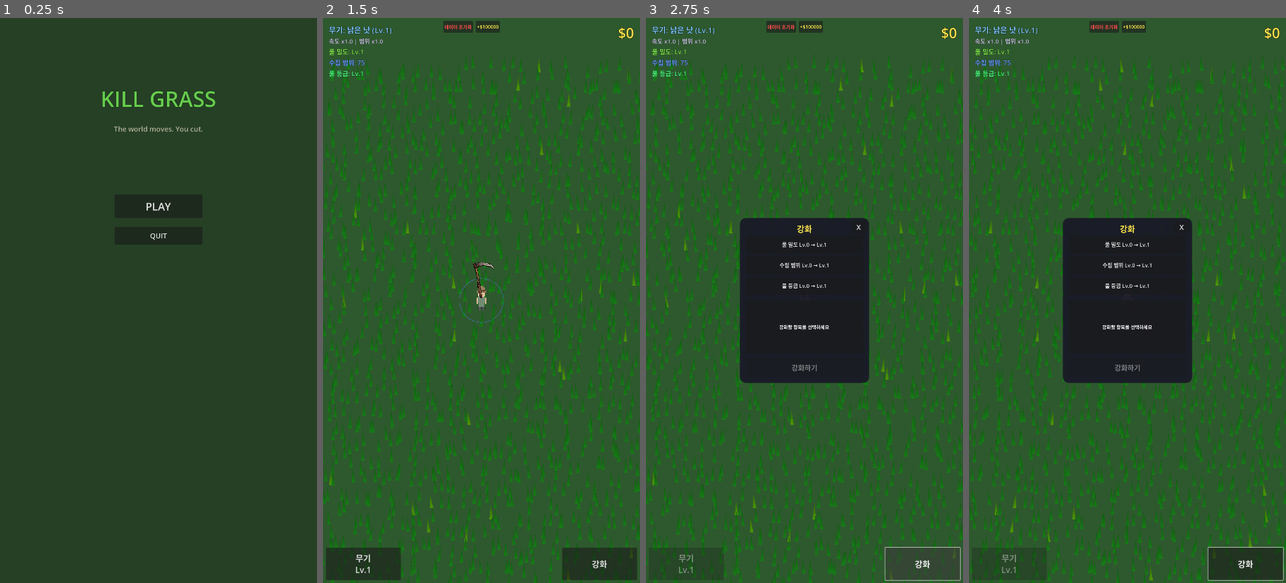
Above: before the commit, frames 1-4 (left to right).
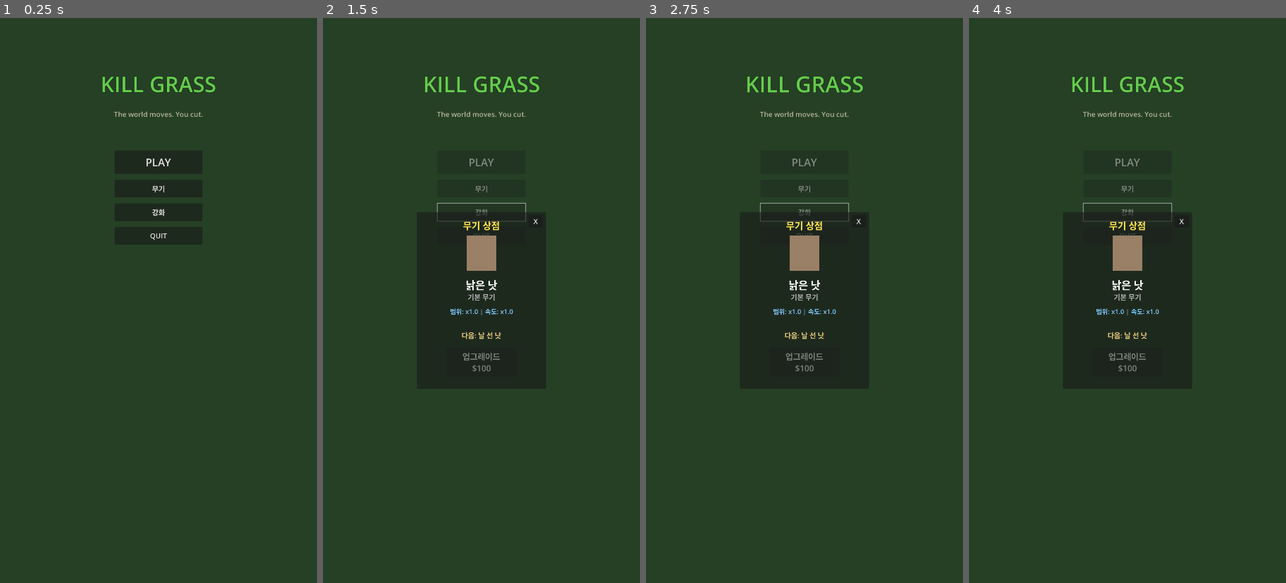
Above: after the commit, the same moments.

Repository: yellyB/game-kill_grass
Game: Godot game, scene res://scenes/ui/main_menu.tscn
Two runs of this game, one before a commit and one after it. Both use one fixed random seed, a clock stepped at 60 frames per second and the inputs below.
Inputs (mouse positions are in pixels of both pictures, inside the frame that each line leads up to):
- Up to frame 1 (0.25 s): no input
- Up to frame 2 (1.5 s): click (481, 187) at 0.5 s, where only the run after the commit has a clickable "무기"; click (481, 204) at 1.25 s, where only the run before the commit has a clickable "PLAY"
- Up to frame 3 (2.75 s): click (921, 566) at 2 s, where only the run before the commit has a clickable "강화"
- Up to frame 4 (4 s): move the mouse to (1197, 272) at 2.77 s; hold D (move_right) 2.78-3.5 s; click (1197, 272) at 2.92 s; drag from (1064, 328) to (1127, 300) at 3.52 s

The runs differ from the first frame. In frame 1, 1.1% of the frame differs, in the area x 32-68%, y 10-36%; in frame 2, 97%, in the area x 0-100%, y 0-100%; in frame 3, 86%; in frame 4, 86%.

Commit message:
Move weapon/upgrade buttons to main menu, add back-to-menu button
- Move [무기] and [강화] buttons from game screen to main menu
- Add [처음으로] button at bottom center of game screen
- Add confirmation dialog: "첫 화면으로 돌아갈까요?"
- [처음으로] returns to main menu, [게임 계속하기] continues game
- Game pauses while dialog is open (dialog stays responsive)
- Panels can now be opened externally via open_panel() method

Co-Authored-By: Claude Opus 4.5 <noreply@anthropic.com>

Diff:
--- a/scenes/core/main.tscn
+++ b/scenes/core/main.tscn
@@ -23,6 +23,13 @@
 corner_radius_bottom_right = 20
 corner_radius_bottom_left = 20
 
+[sub_resource type="StyleBoxFlat" id="StyleBoxFlat_dialog"]
+bg_color = Color(0.15, 0.15, 0.2, 0.98)
+corner_radius_top_left = 15
+corner_radius_top_right = 15
+corner_radius_bottom_right = 15
+corner_radius_bottom_left = 15
+
 [node name="Main" type="Node2D"]
 script = ExtResource("1_main")
 
@@ -125,3 +132,83 @@
 [node name="WeaponShop" parent="." instance=ExtResource("11_weaponshop")]
 
 [node name="VirtualJoystick" parent="." instance=ExtResource("10_joystick")]
+
+[node name="BackToMenuUI" type="CanvasLayer" parent="."]
+
+[node name="BackToMenuBtn" type="Button" parent="BackToMenuUI"]
+anchors_preset = 7
+anchor_left = 0.5
+anchor_top = 1.0
+anchor_right = 0.5
+anchor_bottom = 1.0
+offset_left = -125.0
+offset_top = -120.0
+offset_right = 125.0
+offset_bottom = -10.0
+grow_horizontal = 2
+grow_vertical = 0
+theme_override_font_sizes/font_size = 28
+text = "처음으로"
+
+[node name="ConfirmDialog" type="Control" parent="BackToMenuUI"]
+visible = false
+process_mode = 3
+layout_mode = 3
+anchors_preset = 15
+anchor_right = 1.0
+anchor_bottom = 1.0
+grow_horizontal = 2
+grow_vertical = 2
+
+[node name="Overlay" type="ColorRect" parent="BackToMenuUI/ConfirmDialog"]
+layout_mode = 1
+anchors_preset = 15
+anchor_right = 1.0
+anchor_bottom = 1.0
+grow_horizontal = 2
+grow_vertical = 2
+color = Color(0, 0, 0, 0.6)
+
+[node name="DialogPanel" type="Panel" parent="BackToMenuUI/ConfirmDialog"]
+layout_mode = 1
+anchors_preset = 8
+anchor_left = 0.5
+anchor_top = 0.5
+anchor_right = 0.5
+anchor_bottom = 0.5
+offset_left = -180.0
+offset_top = -120.0
+offset_right = 180.0
+offset_bottom = 120.0
+grow_horizontal = 2
+grow_vertical = 2
+theme_override_styles/panel = SubResource("StyleBoxFlat_dialog")
+
+[node name="MessageLabel" type="Label" parent="BackToMenuUI/ConfirmDialog/DialogPanel"]
+layout_mode = 1
+offset_left = 20.0
+offset_top = 30.0
+offset_right = 340.0
+offset_bottom = 100.0
+theme_override_font_sizes/font_size = 26
+text = "첫 화면으로 돌아갈까요?"
+horizontal_alignment = 1
+vertical_alignment = 1
+
+[node name="ConfirmBtn" type="Button" parent="BackToMenuUI/ConfirmDialog/DialogPanel"]
+layout_mode = 1
+offset_left = 20.0
+offset_top = 130.0
+offset_right = 170.0
+offset_bottom = 200.0
+theme_override_font_sizes/font_size = 22
+text = "처음으로"
+
+[node name="CancelBtn" type="Button" parent="BackToMenuUI/ConfirmDialog/DialogPanel"]
+layout_mode = 1
+offset_left = 190.0
+offset_top = 130.0
+offset_right = 340.0
+offset_bottom = 200.0
+theme_override_font_sizes/font_size = 22
+text = "게임 계속하기"
--- a/scenes/ui/main_menu.tscn
+++ b/scenes/ui/main_menu.tscn
@@ -1,6 +1,8 @@
-[gd_scene load_steps=2 format=3 uid="uid://cmenu123"]
+[gd_scene load_steps=4 format=3 uid="uid://cmenu123"]
 
 [ext_resource type="Script" path="res://scripts/main_menu.gd" id="1_menu"]
+[ext_resource type="PackedScene" uid="uid://cupgrade123" path="res://scenes/ui/upgrade_panel.tscn" id="2_upgrade"]
+[ext_resource type="PackedScene" uid="uid://cweaponshop" path="res://scenes/ui/weapon_shop.tscn" id="3_weapon"]
 
 [node name="MainMenu" type="Control"]
 layout_mode = 3
@@ -26,9 +28,9 @@
 anchor_left = 0.5
 anchor_right = 0.5
 offset_left = -300.0
-offset_top = 200.0
+offset_top = 150.0
 offset_right = 300.0
-offset_bottom = 350.0
+offset_bottom = 300.0
 grow_horizontal = 2
 pivot_offset = Vector2(300, 75)
 theme_override_colors/font_color = Color(0.4, 0.8, 0.3, 1)
@@ -45,9 +47,9 @@
 anchor_left = 0.5
 anchor_right = 0.5
 offset_left = -250.0
-offset_top = 360.0
+offset_top = 310.0
 offset_right = 250.0
-offset_bottom = 420.0
+offset_bottom = 370.0
 grow_horizontal = 2
 theme_override_colors/font_color = Color(0.7, 0.7, 0.6, 1)
 theme_override_font_sizes/font_size = 24
@@ -60,11 +62,11 @@
 anchor_left = 0.5
 anchor_right = 0.5
 offset_left = -150.0
-offset_top = 600.0
+offset_top = 450.0
 offset_right = 150.0
-offset_bottom = 800.0
+offset_bottom = 750.0
 grow_horizontal = 2
-theme_override_constants/separation = 30
+theme_override_constants/separation = 20
 
 [node name="PlayBtn" type="Button" parent="VBoxContainer"]
 custom_minimum_size = Vector2(0, 80)
@@ -72,8 +74,24 @@
 theme_override_font_sizes/font_size = 36
 text = "PLAY"
 
+[node name="WeaponBtn" type="Button" parent="VBoxContainer"]
+custom_minimum_size = Vector2(0, 60)
+layout_mode = 2
+theme_override_font_sizes/font_size = 24
+text = "무기"
+
+[node name="UpgradeBtn" type="Button" parent="VBoxContainer"]
+custom_minimum_size = Vector2(0, 60)
+layout_mode = 2
+theme_override_font_sizes/font_size = 24
+text = "강화"
+
 [node name="QuitBtn" type="Button" parent="VBoxContainer"]
 custom_minimum_size = Vector2(0, 60)
 layout_mode = 2
 theme_override_font_sizes/font_size = 24
 text = "QUIT"
+
+[node name="UpgradePanel" parent="." instance=ExtResource("2_upgrade")]
+
+[node name="WeaponShop" parent="." instance=ExtResource("3_weapon")]
--- a/scripts/main.gd
+++ b/scripts/main.gd
@@ -5,18 +5,40 @@
 @onready var camera: Camera2D = $Player/GameCamera
 @onready var upgrade_panel: Control = $UpgradePanel/Control
 @onready var weapon_shop: Control = $WeaponShop/Control
+@onready var back_to_menu_btn: Button = $BackToMenuUI/BackToMenuBtn
+@onready var confirm_dialog: Control = $BackToMenuUI/ConfirmDialog
+@onready var confirm_btn: Button = $BackToMenuUI/ConfirmDialog/DialogPanel/ConfirmBtn
+@onready var cancel_btn: Button = $BackToMenuUI/ConfirmDialog/DialogPanel/CancelBtn
 
 func _ready() -> void:
 	SessionManager.start_session()
 	camera.add_to_group("camera")
 
-	# Connect panel signals for mutual exclusion
-	upgrade_panel.panel_opened.connect(weapon_shop._on_other_panel_opened)
-	upgrade_panel.panel_closed.connect(weapon_shop._on_other_panel_closed)
-	weapon_shop.panel_opened.connect(upgrade_panel._on_other_panel_opened)
-	weapon_shop.panel_closed.connect(upgrade_panel._on_other_panel_closed)
+	# Hide the toggle buttons on panels (moved to main menu)
+	upgrade_panel.set_toggle_button_visible(false)
+	weapon_shop.set_toggle_button_visible(false)
+
+	# Setup back to menu button and dialog
+	back_to_menu_btn.pressed.connect(_on_back_to_menu_pressed)
+	confirm_btn.pressed.connect(_on_confirm_back_to_menu)
+	cancel_btn.pressed.connect(_on_cancel_back_to_menu)
 
 func _notification(what: int) -> void:
 	if what == NOTIFICATION_WM_GO_BACK_REQUEST:
 		# Android back button
-		SessionManager.quit_to_menu()
+		if confirm_dialog.visible:
+			_on_cancel_back_to_menu()
+		else:
+			_on_back_to_menu_pressed()
+
+func _on_back_to_menu_pressed() -> void:
+	confirm_dialog.visible = true
+	get_tree().paused = true
+
+func _on_confirm_back_to_menu() -> void:
+	get_tree().paused = false
+	SessionManager.quit_to_menu()
+
+func _on_cancel_back_to_menu() -> void:
+	confirm_dialog.visible = false
+	get_tree().paused = false
--- a/scripts/main_menu.gd
+++ b/scripts/main_menu.gd
@@ -1,12 +1,28 @@
 extends Control
 
 @onready var play_btn: Button = $VBoxContainer/PlayBtn
+@onready var weapon_btn: Button = $VBoxContainer/WeaponBtn
+@onready var upgrade_btn: Button = $VBoxContainer/UpgradeBtn
 @onready var quit_btn: Button = $VBoxContainer/QuitBtn
 @onready var title_label: Label = $TitleLabel
+@onready var upgrade_panel: Control = $UpgradePanel/Control
+@onready var weapon_shop: Control = $WeaponShop/Control
 
 func _ready() -> void:
 	play_btn.pressed.connect(_on_play_pressed)
+	weapon_btn.pressed.connect(_on_weapon_pressed)
+	upgrade_btn.pressed.connect(_on_upgrade_pressed)
 	quit_btn.pressed.connect(_on_quit_pressed)
+
+	# Hide the toggle buttons on panels (we use menu buttons instead)
+	upgrade_panel.set_toggle_button_visible(false)
+	weapon_shop.set_toggle_button_visible(false)
+
+	# Connect panel signals for mutual exclusion
+	upgrade_panel.panel_opened.connect(_on_panel_opened)
+	upgrade_panel.panel_closed.connect(_on_panel_closed)
+	weapon_shop.panel_opened.connect(_on_panel_opened)
+	weapon_shop.panel_closed.connect(_on_panel_closed)
 
 	# Title animation
 	animate_title()
@@ -20,5 +36,23 @@
 func _on_play_pressed() -> void:
 	get_tree().change_scene_to_file("res://scenes/core/main.tscn")
 
+func _on_weapon_pressed() -> void:
+	weapon_shop.open_panel()
+
+func _on_upgrade_pressed() -> void:
+	upgrade_panel.open_panel()
+
 func _on_quit_pressed() -> void:
 	get_tree().quit()
+
+func _on_panel_opened() -> void:
+	play_btn.disabled = true
+	weapon_btn.disabled = true
+	upgrade_btn.disabled = true
+	quit_btn.disabled = true
+
+func _on_panel_closed() -> void:
+	play_btn.disabled = false
+	weapon_btn.disabled = false
+	upgrade_btn.disabled = false
+	quit_btn.disabled = false
--- a/scripts/upgrade_panel.gd
+++ b/scripts/upgrade_panel.gd
@@ -14,6 +14,7 @@
 
 var is_open: bool = false
 var selected_upgrade: String = ""
+var show_toggle_button: bool = true
 
 # Upgrade descriptions
 const UPGRADE_INFO = {
@@ -52,6 +53,21 @@
 
   update_button_texts()
   clear_selection()
+  toggle_btn.visible = show_toggle_button
+
+func set_toggle_button_visible(should_show: bool) -> void:
+  show_toggle_button = should_show
+  if toggle_btn:
+    toggle_btn.visible = should_show
+
+func open_panel() -> void:
+  if is_open:
+    return
+  is_open = true
+  panel.visible = true
+  update_button_texts()
+  clear_selection()
+  panel_opened.emit()
 
 func _on_toggle_pressed() -> void:
   is_open = !is_open
@@ -208,9 +224,6 @@
 
 func update_button_texts() -> void:
   var density_level = GameManager.upgrade_grass_density
-  var density_cost = GameManager.get_upgrade_cost(density_level)
-  var magnet_cost = GameManager.get_upgrade_cost(GameManager.upgrade_magnet_range)
-  var quality_cost = GameManager.get_upgrade_cost(GameManager.upgrade_grass_quality)
 
   # Grass density has max level of 10
   if density_level >= GameManager.MAX_DENSITY_LEVEL:
--- a/scripts/weapon_shop.gd
+++ b/scripts/weapon_shop.gd
@@ -14,6 +14,7 @@
 @onready var stats_label: Label = $Panel/StatsLabel
 
 var is_open: bool = false
+var show_toggle_button: bool = true
 
 func _ready() -> void:
 	panel.visible = false
@@ -25,6 +26,20 @@
 	WeaponManager.weapon_changed.connect(_on_weapon_changed)
 
 	update_display()
+	toggle_btn.visible = show_toggle_button
+
+func set_toggle_button_visible(should_show: bool) -> void:
+	show_toggle_button = should_show
+	if toggle_btn:
+		toggle_btn.visible = should_show
+
+func open_panel() -> void:
+	if is_open:
+		return
+	is_open = true
+	panel.visible = true
+	update_display()
+	panel_opened.emit()
 
 func _on_toggle_pressed() -> void:
 	is_open = !is_open
